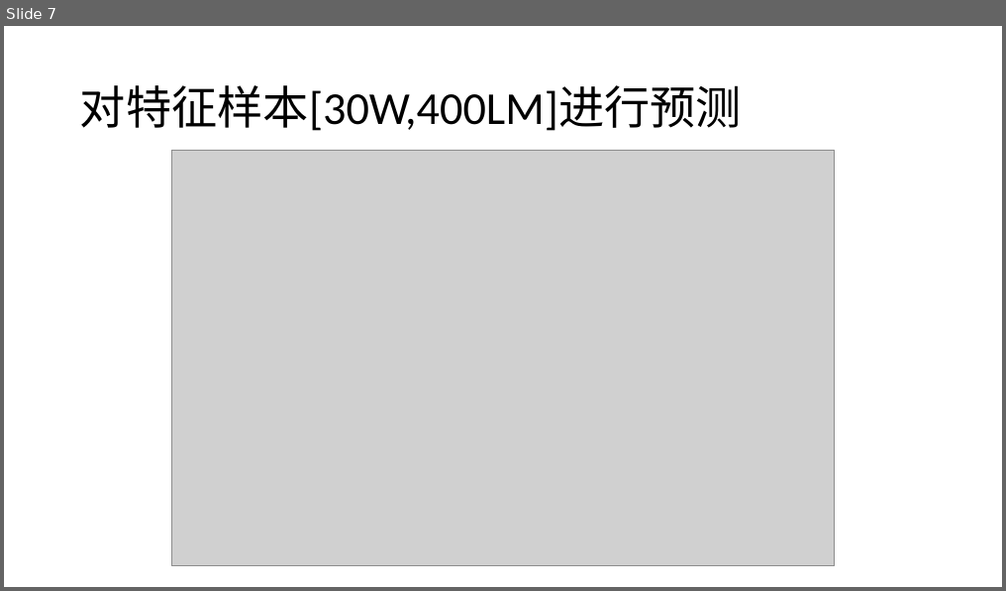
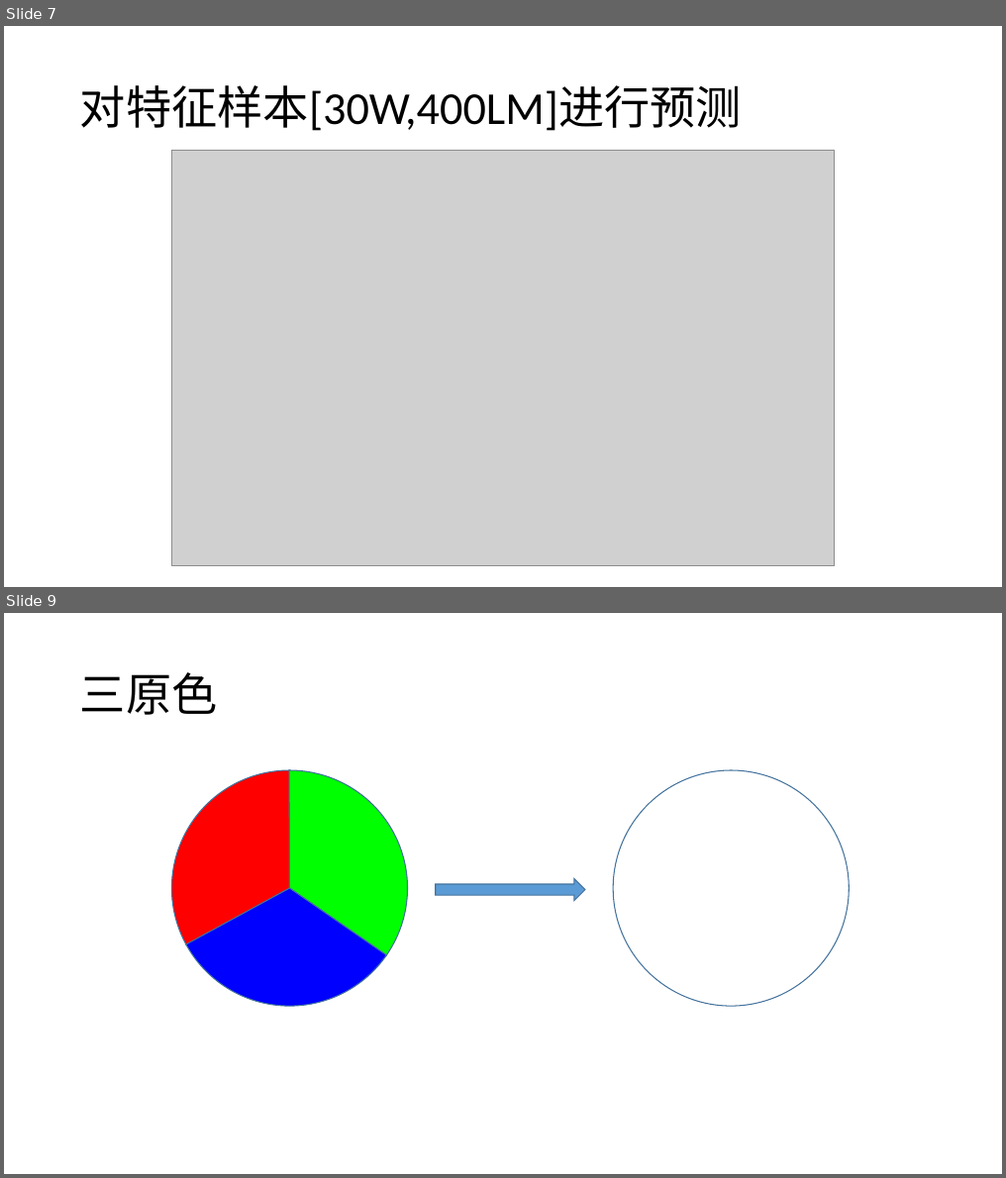
Before and after one commit to plter/HandwriteRecognizerCourse, a slide deck: 机器学习之手写识别.pptx. Shown one above the other, each under a label of ours: slide 7 before the commit, slides 7 and 9 after it; the slides between them are not shown. The pictures are 1006x591 and 1006x1178 pixels, drawn with LibreOffice and Linux fonts; fonts in the diff are those of the drawing; grey boxes stand for pictures. Boxes give left, top, right and bottom in pixels: in the first picture for what was removed or moved away, otherwise in the second. Text is boxed around its words. In the diff, an @@ line names an element or a change of style, - is before the commit and + after.

```diff
--- a/机器学习之手写识别.pptx
+++ b/机器学习之手写识别.pptx
@@ slide 9 added at <box>4,613,1002,1174</box>, background #FFFFFF @@
@@ title added at <box>80,672,218,715</box>, 44 pt, text #000000 @@
+三原色
@@ pie slice (boxed as its full ellipse) added at <box>171,770,408,1006</box>, fill #FF0000, outline #43739E 1 pt @@
@@ pie slice (boxed as its full ellipse) added at <box>171,770,408,1006</box>, fill #00FF00, outline #43739E 1 pt @@
@@ pie slice (boxed as its full ellipse) added at <box>171,770,408,1006</box>, fill #0000FF, outline #43739E 1 pt @@
@@ ellipse added at <box>614,770,849,1006</box>, fill #FFFFFF, outline #43739E 1 pt @@
@@ right arrow added at <box>436,878,585,900</box>, fill #5B9BD5, outline #43739E 1 pt @@
```
Also in this commit, not shown: 9 other slides added, 9 other files.
